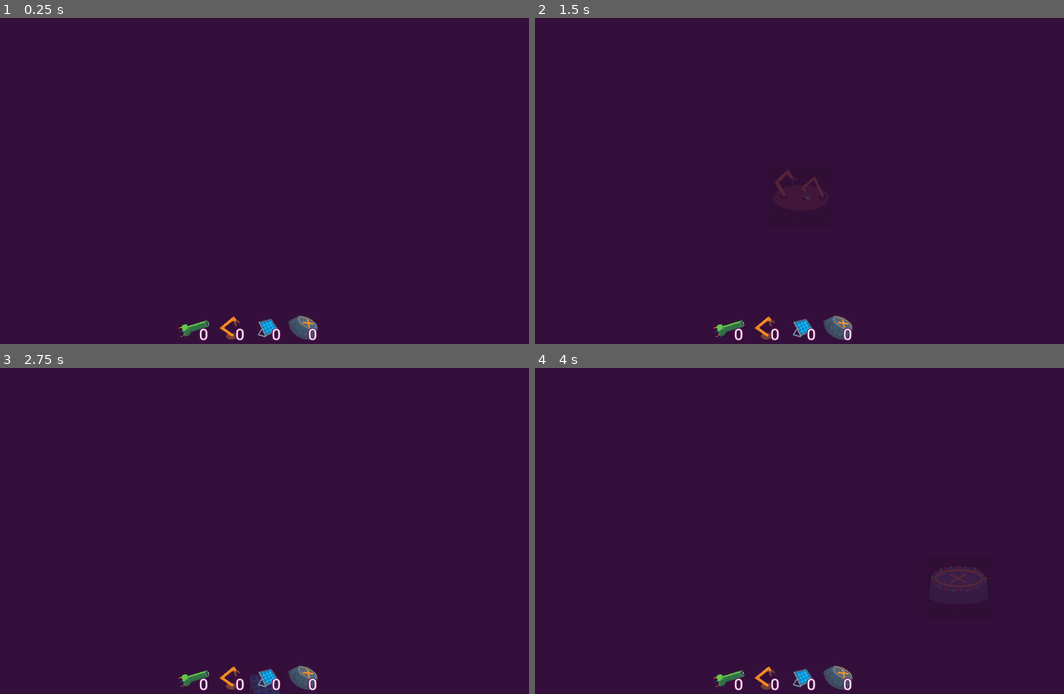
Above: before the commit, frames 1-4 (two rows, left to right).
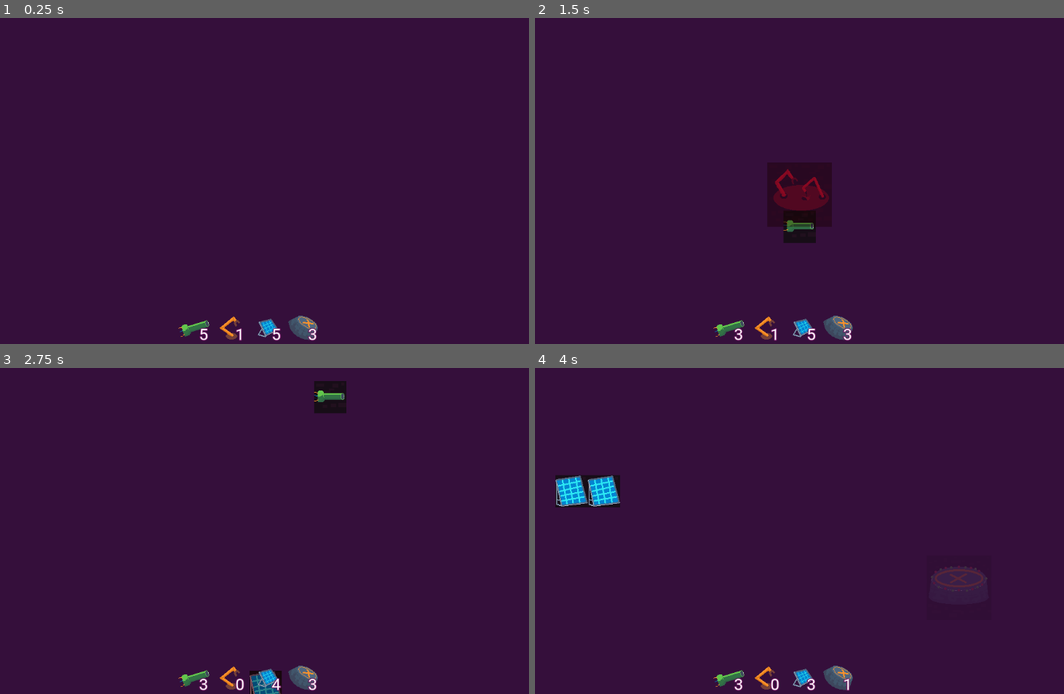
Above: after the commit, the same moments.

Repository: EdShel/StellarConstructor
Game: Godot game, scene res://objects/game.tscn
Two runs of this game, one before a commit and one after it. Both use one fixed random seed, a clock stepped at 60 frames per second and the inputs below.
Inputs (mouse positions are in pixels of both pictures, inside the frame that each line leads up to):
- Up to frame 1 (0.25 s): no input
- Up to frame 2 (1.5 s): tap Enter at 0.5 s; drag from (730, 327) to (841, 109) at 0.52 s; drag from (767, 327) to (862, 57) at 1.27 s
- Up to frame 3 (2.75 s): tap Space at 2 s; move the mouse to (264, 677) at 2.02 s; click (264, 677) at 2.17 s
- Up to frame 4 (4 s): tap Enter at 2.75 s; drag from (836, 677) to (609, 482) at 2.77 s; tap Space at 3.5 s; move the mouse to (958, 579) at 3.52 s; click (958, 579) at 3.67 s

The runs differ from the first frame. In frame 1, 0.1% of the frame differs, in the area x 37-60%, y 95-99%; in frame 2, 1.4%, in the area x 37-60%, y 46-99%; in frame 3, 0.9%; in frame 4, 1.3%.
Error after the commit: Attempt to call function 'instantiate' in base 'null instance' on a null instance. (res://objects/game.gd:56)

Commit message:
Basic entity placement

Diff:
--- a/objects/build_grid/ghost.gd
+++ b/objects/build_grid/ghost.gd
@@ -4,6 +4,7 @@
 @export var badColor: Color
 
 var collisions_count: int = 0
+var collision_safe_padding_pixels = 4
 
 func _ready() -> void:
 	pass # Replace with function body.
@@ -19,12 +20,17 @@
 		var world_coord = get_canvas_transform().affine_inverse() * event.position
 		var snap_coord = snapped(world_coord, Vector2(64, 64))
 		global_position = snap_coord
+	elif event is InputEventMouseButton and event.button_index == MOUSE_BUTTON_LEFT:
+		if collisions_count <= 0:
+			SC.toolbar_item_place.emit(global_position)
+
 
 func update(sprite: AtlasTexture):
 	var size_pixels = sprite.region.size.x
 	var size_grid = ceil(size_pixels / 64)
 	%Sprite2D.texture = sprite
-	%CollisionShape2D.shape.size = sprite.region.size
+
+	%CollisionShape2D.shape.size = sprite.region.size - Vector2(2 * collision_safe_padding_pixels, 2 * collision_safe_padding_pixels)
 
 
 func _on_area_2d_area_entered(area: Area2D) -> void:
--- a/objects/build_grid/ghost.tscn
+++ b/objects/build_grid/ghost.tscn
@@ -7,6 +7,7 @@
 size = Vector2(64, 64)
 
 [node name="Ghost" type="Node2D"]
+z_index = 1
 script = ExtResource("1_sx6ga")
 okColor = Color(1, 1, 1, 0.392157)
 badColor = Color(1, 0, 0, 1)
@@ -17,6 +18,7 @@
 texture = ExtResource("1_m28ua")
 
 [node name="Area2D" type="Area2D" parent="."]
+unique_name_in_owner = true
 monitorable = false
 
 [node name="CollisionShape2D" type="CollisionShape2D" parent="Area2D"]
--- /dev/null
+++ b/objects/builds/building.tscn
@@ -0,0 +1,21 @@
+[gd_scene load_steps=2 format=3 uid="uid://cv2cwwd0l4ayr"]
+
+[sub_resource type="GDScript" id="GDScript_qdwan"]
+script/source = "extends Node2D
+
+@export var power_consumption: int = 1
+
+# Called when the node enters the scene tree for the first time.
+func _ready() -> void:
+	pass # Replace with function body.
+
+
+# Called every frame. 'delta' is the elapsed time since the previous frame.
+func _process(delta: float) -> void:
+	pass
+"
+
+[node name="Building" type="Node2D"]
+script = SubResource("GDScript_qdwan")
+
+[node name="Area2D" type="Area2D" parent="."]
--- /dev/null
+++ b/objects/builds/piston.tscn
@@ -0,0 +1,17 @@
+[gd_scene load_steps=3 format=3 uid="uid://tfy5rbcibrdv"]
+
+[ext_resource type="Texture2D" uid="uid://c2vf1d1tjcxc4" path="res://sprites/builds/piston.tres" id="1_bbshr"]
+
+[sub_resource type="RectangleShape2D" id="RectangleShape2D_h7sv1"]
+size = Vector2(64, 64)
+
+[node name="Piston" type="Node2D"]
+
+[node name="Sprite2D" type="Sprite2D" parent="."]
+texture = ExtResource("1_bbshr")
+
+[node name="Area2D" type="Area2D" parent="."]
+monitoring = false
+
+[node name="CollisionShape2D" type="CollisionShape2D" parent="Area2D"]
+shape = SubResource("RectangleShape2D_h7sv1")
--- /dev/null
+++ b/objects/builds/solar.tscn
@@ -0,0 +1,17 @@
+[gd_scene load_steps=3 format=3 uid="uid://bq3lf7flujcsu"]
+
+[ext_resource type="Texture2D" uid="uid://di8ahk33q0apr" path="res://sprites/builds/solar.tres" id="1_kqngy"]
+
+[sub_resource type="RectangleShape2D" id="RectangleShape2D_k2a2r"]
+size = Vector2(64, 64)
+
+[node name="Solar" type="Node2D"]
+
+[node name="Sprite2D" type="Sprite2D" parent="."]
+texture = ExtResource("1_kqngy")
+
+[node name="Area2D" type="Area2D" parent="."]
+monitoring = false
+
+[node name="CollisionShape2D" type="CollisionShape2D" parent="Area2D"]
+shape = SubResource("RectangleShape2D_k2a2r")
--- a/objects/game.gd
+++ b/objects/game.gd
@@ -1,20 +1,68 @@
 extends Node2D
 
-var _ghost_node: Node = null
-var ghost_node_size: int = 1
+var _ghost_node: Node2D = null
+var _ghost_node_item: String = ""
+
+var inventory: Array[Dictionary] = [
+	{
+		"item": "solar",
+		"count": 5,
+	},
+	{
+		"item": "piston",
+		"count": 5,
+	},
+	{
+		"item": "factory",
+		"count": 1,
+	},
+	{
+		"item": "landing_pad",
+		"count": 3,
+	},
+]
+
+func _enter_tree() -> void:
+	SC.connect("toolbar_item_pressed", handle_toolbar_item_pressed)
+	SC.connect("toolbar_item_place", handle_toolbar_item_place)
 
 func _ready() -> void:
-	SC.connect("toolbar_item_pressed", handle_toolbar_item_pressed)
+	%Toolbar.init_inventory(inventory)
+
+func _exit_tree() -> void:
+	pass # TODO: unsubscribe
 
 func _process(delta: float) -> void:
 	pass
 
-func handle_toolbar_item_pressed(item_type: String):
+func handle_toolbar_item_pressed(item_type: String) -> void:
 	if !_ghost_node:
-		_ghost_node = preload("res://objects/build_grid/ghost.tscn").instantiate()
+		_ghost_node = load("res://objects/build_grid/ghost.tscn").instantiate()
 		%BuildGrid.add_child(_ghost_node)
 
 	var sprite: AtlasTexture = load("res://sprites/builds/%s.tres" % item_type)
 	_ghost_node.update(sprite)
+	_ghost_node_item = item_type
 
-	pass
+func handle_toolbar_item_place(at: Vector2) -> void:
+	var inventory_item = find_inventory_item(_ghost_node_item)
+	if !inventory_item:
+		printerr("Placing without active ghost")
+		return
+
+	inventory_item["count"] -= 1
+	%Toolbar.init_inventory(inventory)
+
+	var building: Node2D = load("res://objects/builds/%s.tscn" % _ghost_node_item).instantiate()
+	%BuildGrid.add_child(building)
+	building.global_position = at
+
+func clear_ghost():
+	if !_ghost_node:
+		return
+	_ghost_node.queue_free()
+	_ghost_node = null
+	_ghost_node_item = ""
+
+func find_inventory_item(item: String) -> Dictionary:
+	return inventory.filter(func(i: Dictionary): return i["item"] == item).front()
--- a/objects/game.tscn
+++ b/objects/game.tscn
@@ -3,7 +3,7 @@
 [ext_resource type="Script" path="res://objects/game.gd" id="1_86h5b"]
 [ext_resource type="Script" path="res://objects/utilities/camera_controller.gd" id="1_bl32n"]
 [ext_resource type="PackedScene" uid="uid://cm7qf6mbektuu" path="res://objects/build_grid/build_grid.tscn" id="3_pjmpo"]
-[ext_resource type="PackedScene" uid="uid://d3nm0p4heakg0" path="res://objects/ui/game_ui.tscn" id="4_hdt7s"]
+[ext_resource type="PackedScene" uid="uid://csmg87yqk0t47" path="res://objects/ui/toolbar/toolbar.tscn" id="4_ot15t"]
 
 [node name="Game" type="Node2D"]
 script = ExtResource("1_86h5b")
@@ -16,4 +16,16 @@
 unique_name_in_owner = true
 position = Vector2(159, 84)
 
-[node name="GameUi" parent="." instance=ExtResource("4_hdt7s")]
+[node name="GameUI" type="CanvasLayer" parent="."]
+
+[node name="VBoxContainer" type="VBoxContainer" parent="GameUI"]
+anchors_preset = 15
+anchor_right = 1.0
+anchor_bottom = 1.0
+grow_horizontal = 2
+grow_vertical = 2
+alignment = 2
+
+[node name="Toolbar" parent="GameUI/VBoxContainer" instance=ExtResource("4_ot15t")]
+unique_name_in_owner = true
+layout_mode = 2
--- a/objects/sc.gd
+++ b/objects/sc.gd
@@ -1,3 +1,4 @@
 extends Node
 
 signal toolbar_item_pressed(item_type: String)
+signal toolbar_item_place(at: Vector2)
--- /dev/null
+++ b/objects/ui/toolbar/toolbar.gd
@@ -0,0 +1,20 @@
+extends HBoxContainer
+
+
+# Called when the node enters the scene tree for the first time.
+func _ready() -> void:
+	pass # Replace with function body.
+
+
+# Called every frame. 'delta' is the elapsed time since the previous frame.
+func _process(delta: float) -> void:
+	pass
+
+func init_inventory(inventory: Array[Dictionary]) -> void:
+	for child in get_children():
+		var inventory_items = inventory.filter(func(x): return x["item"] == child.name)
+		if inventory_items.size() == 0:
+			printerr("Not found inventory for %s" % child.name)
+			continue
+		var item = inventory_items.front()
+		child.set_count(item["count"])
--- a/objects/ui/toolbar/toolbar.tscn
+++ b/objects/ui/toolbar/toolbar.tscn
@@ -1,6 +1,7 @@
-[gd_scene load_steps=6 format=3 uid="uid://csmg87yqk0t47"]
+[gd_scene load_steps=7 format=3 uid="uid://csmg87yqk0t47"]
 
 [ext_resource type="PackedScene" uid="uid://cj1qv5rq1eymd" path="res://objects/ui/toolbar/toolbar_item.tscn" id="1_gsl5n"]
+[ext_resource type="Script" path="res://objects/ui/toolbar/toolbar.gd" id="1_k1agg"]
 [ext_resource type="Texture2D" uid="uid://ccmoicbfjvdp4" path="res://sprites/items/piston.tres" id="2_3lwy2"]
 [ext_resource type="Texture2D" uid="uid://b3vrsy81ufvcq" path="res://sprites/items/factory.tres" id="3_ts8rh"]
 [ext_resource type="Texture2D" uid="uid://c1qt7alxjfufl" path="res://sprites/items/solar.tres" id="4_ufjfk"]
@@ -11,6 +12,7 @@
 offset_bottom = 64.0
 theme_override_constants/separation = 8
 alignment = 1
+script = ExtResource("1_k1agg")
 
 [node name="piston" parent="." instance=ExtResource("1_gsl5n")]
 layout_mode = 2
--- a/objects/ui/toolbar/toolbar_item.gd
+++ b/objects/ui/toolbar/toolbar_item.gd
@@ -11,6 +11,6 @@
 
 
 func _on_gui_input(event: InputEvent) -> void:
-	if event is InputEventMouseButton:
-		if event.button_index == MOUSE_BUTTON_LEFT:
+	if event is InputEventMouseButton and event.button_index == MOUSE_BUTTON_LEFT:
+		if _count > 0:
 			SC.toolbar_item_pressed.emit(name)
Not shown: 1 places in objects/ui/game_ui.tscn that only renumber resources
